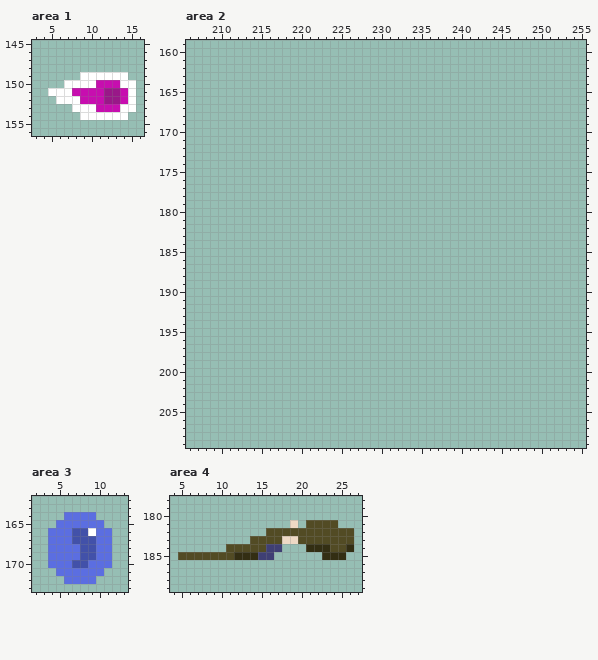
Edited in one commit: pixel-art file (assets/image/asset.aseprite). This is how it looked before the edit.
256x256 pixels, 1 frame. Colours within 5 levels of each other are drawn and written as one. Shown: area 1: x 3..16, y 145..156; area 2: x 206..255, y 159..209; area 3: x 2..13, y 162..173; area 4: x 4..27, y 178..189. The commit also changed other parts of the picture, which this record leaves out.
The same view after the edit:
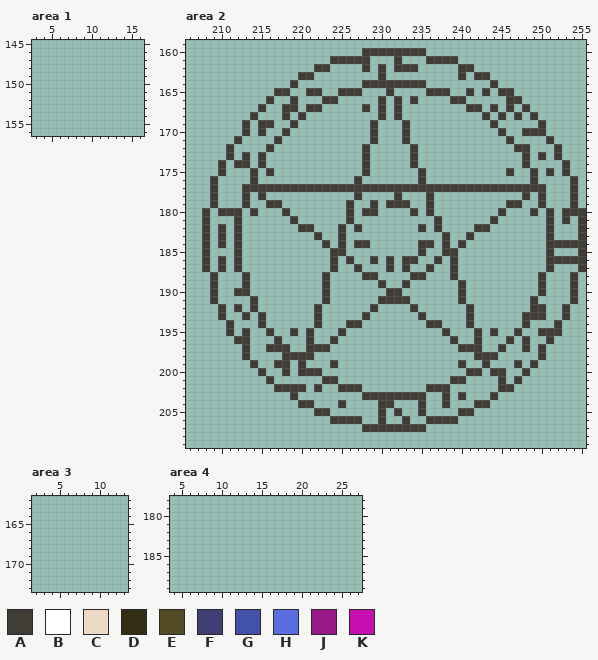
Palette (. is transparent): A #403c36  B #ffffff  C #eed9c5  D #332e13  E #524b24  F #3f3f74  G #4251a9  H #5b6ee1  J #991888  K #c70eaf
Difference:
Area 1, layer "Flattened":
y 149: x 9..14 BBBBBB -> ......
y 150: x 7..15 BBBBKKKBB -> .........
y 151: x 5..15 BBBKKKKJJKB -> ...........
y 152: x 6..15 BBBKKKJJKB -> ..........
y 153: x 8..15 BBBKKKBB -> ........
y 154: x 9..14 BBBBBB -> ......
Area 2, layer "Flattened":
y 160: x 228..235 ........ -> AAAAAAAA
y 161: x 224..228 ..... -> AAAAA; x 232 . -> A; x 236..239 .... -> AAAA
y 162: x 222..223 .. -> AA; x 228 . -> A; x 230 . -> A; x 232..234 ... -> AAA; x 240..241 .. -> AA
y 163: x 220..221 .. -> AA; x 230 . -> A; x 240 . -> A; x 242..243 .. -> AA
y 164: x 219 . -> A; x 228..235 ........ -> AAAAAAAA; x 244 . -> A
y 165: x 217..218 .. -> AA; x 221..222 .. -> AA; x 225..227 ... -> AAA; x 231 . -> A; x 236..238 ... -> AAA; x 241 . -> A; x 243 . -> A; x 245..246 .. -> AA
y 166: x 216 . -> A; x 219 . -> A; x 223..224 .. -> AA; x 230 . -> A; x 232 . -> A; x 234 . -> A; x 239..240 .. -> AA; x 246..247 .. -> AA
y 167: x 215 . -> A; x 218..219 .. -> AA; x 221..222 .. -> AA; x 228 . -> A; x 230 . -> A; x 232 . -> A; x 241..242 .. -> AA; x 244 . -> A; x 246 . -> A; x 248 . -> A
y 168: x 214 . -> A; x 218 . -> A; x 220 . -> A; x 230 . -> A; x 232 . -> A; x 243 . -> A; x 245 . -> A; x 247 . -> A; x 249 . -> A
y 169: x 213 . -> A; x 215..216 .. -> AA; x 219 . -> A; x 229 . -> A; x 233 . -> A; x 244 . -> A; x 250 . -> A
y 170: x 213 . -> A; x 215 . -> A; x 218 . -> A; x 229 . -> A; x 233 . -> A; x 245 . -> A; x 248..250 ... -> AAA
y 171: x 212 . -> A; x 217 . -> A; x 229 . -> A; x 233 . -> A; x 246 . -> A; x 251 . -> A
y 172: x 211 . -> A; x 216 . -> A; x 228 . -> A; x 234 . -> A; x 247..248 .. -> AA; x 252 . -> A
y 173: x 211 . -> A; x 213 . -> A; x 215 . -> A; x 228 . -> A; x 234 . -> A; x 248 . -> A; x 250 . -> A; x 252 . -> A
y 174: x 210 . -> A; x 212..213 .. -> AA; x 215 . -> A; x 228 . -> A; x 234 . -> A; x 248 . -> A; x 253 . -> A
y 175: x 210 . -> A; x 214 . -> A; x 216 . -> A; x 228 . -> A; x 235 . -> A; x 246 . -> A; x 249 . -> A; x 251 . -> A; x 253 . -> A
y 176: x 209 . -> A; x 214 . -> A; x 227 . -> A; x 235 . -> A; x 249 . -> A; x 254 . -> A
y 177: x 209 . -> A; x 213..250 ...................................... -> AAAAAAAAAAAAAAAAAAAAAAAAAAAAAAAAAAAAAA; x 254 . -> A
y 178: x 209 . -> A; x 213 . -> A; x 215 . -> A; x 227 . -> A; x 232 . -> A; x 236 . -> A; x 248 . -> A; x 250 . -> A; x 254 . -> A
y 179: x 209 . -> A; x 213 . -> A; x 216..217 .. -> AA; x 226 . -> A; x 229 . -> A; x 231..233 ... -> AAA; x 236 . -> A; x 246..247 .. -> AA; x 250 . -> A; x 254 . -> A
y 180: x 208 . -> A; x 210..212 ... -> AAA; x 214 . -> A; x 218 . -> A; x 226 . -> A; x 228..229 .. -> AA; x 234 . -> A; x 236 . -> A; x 245 . -> A; x 249 . -> A; x 251 . -> A; x 253..255 ... -> AAA
y 181: x 208 . -> A; x 212 . -> A; x 219 . -> A; x 226 . -> A; x 237 . -> A; x 244 . -> A; x 251 . -> A; x 253 . -> A; x 255 . -> A
y 182: x 208 . -> A; x 210 . -> A; x 212 . -> A; x 220..221 .. -> AA; x 225 . -> A; x 227 . -> A; x 235 . -> A; x 237 . -> A; x 242..243 .. -> AA; x 251 . -> A; x 255 . -> A
y 183: x 208 . -> A; x 210 . -> A; x 212 . -> A; x 222 . -> A; x 225 . -> A; x 238 . -> A; x 241 . -> A; x 251 . -> A; x 255 . -> A
y 184: x 208 . -> A; x 210 . -> A; x 212 . -> A; x 223 . -> A; x 225 . -> A; x 227..228 .. -> AA; x 235..236 .. -> AA; x 238 . -> A; x 240 . -> A; x 251..255 ..... -> AAAAA
y 185: x 208 . -> A; x 212 . -> A; x 224..225 .. -> AA; x 235 . -> A; x 238..239 .. -> AA; x 251 . -> A; x 255 . -> A
y 186: x 208 . -> A; x 210 . -> A; x 212 . -> A; x 224 . -> A; x 226 . -> A; x 229 . -> A; x 231 . -> A; x 233..234 .. -> AA; x 237 . -> A; x 239 . -> A; x 251..255 ..... -> AAAAA
y 187: x 208 . -> A; x 210 . -> A; x 212 . -> A; x 224 . -> A; x 227 . -> A; x 231 . -> A; x 233 . -> A; x 236 . -> A; x 239 . -> A; x 251 . -> A; x 255 . -> A
y 188: x 209 . -> A; x 213 . -> A; x 223 . -> A; x 228..229 .. -> AA; x 234..235 .. -> AA; x 239 . -> A; x 250 . -> A; x 254 . -> A
y 189: x 209 . -> A; x 213 . -> A; x 223 . -> A; x 230 . -> A; x 233 . -> A; x 240 . -> A; x 250 . -> A; x 254 . -> A
y 190: x 209 . -> A; x 212..213 .. -> AA; x 223 . -> A; x 231..232 .. -> AA; x 240 . -> A; x 250 . -> A; x 254 . -> A
y 191: x 209 . -> A; x 214 . -> A; x 223 . -> A; x 230..233 .... -> AAAA; x 240 . -> A; x 249 . -> A; x 254 . -> A
y 192: x 210 . -> A; x 212 . -> A; x 214 . -> A; x 222 . -> A; x 229 . -> A; x 234 . -> A; x 241 . -> A; x 249..250 .. -> AA; x 253 . -> A
y 193: x 210 . -> A; x 213 . -> A; x 215 . -> A; x 222 . -> A; x 228 . -> A; x 235 . -> A; x 241 . -> A; x 248..250 ... -> AAA; x 253 . -> A
y 194: x 211 . -> A; x 215 . -> A; x 222 . -> A; x 226..227 .. -> AA; x 236..237 .. -> AA; x 241 . -> A; x 248 . -> A; x 252 . -> A
y 195: x 211 . -> A; x 213 . -> A; x 216 . -> A; x 219 . -> A; x 221 . -> A; x 225 . -> A; x 238 . -> A; x 242 . -> A; x 244 . -> A; x 247 . -> A; x 250..252 ... -> AAA
y 196: x 212..213 .. -> AA; x 217 . -> A; x 221 . -> A; x 224 . -> A; x 239 . -> A; x 242 . -> A; x 246 . -> A; x 248 . -> A; x 251 . -> A
y 197: x 213 . -> A; x 216..218 ... -> AAA; x 221..223 ... -> AAA; x 240..242 ... -> AAA; x 245 . -> A; x 248 . -> A; x 250 . -> A
y 198: x 213 . -> A; x 218..221 .... -> AAAA; x 242..244 ... -> AAA; x 250 . -> A
y 199: x 214 . -> A; x 217..218 .. -> AA; x 220 . -> A; x 224 . -> A; x 240 . -> A; x 243 . -> A; x 247 . -> A; x 249 . -> A
y 200: x 215 . -> A; x 218 . -> A; x 220..222 ... -> AAA; x 241..242 .. -> AA; x 244..245 .. -> AA; x 248 . -> A
y 201: x 216 . -> A; x 223..224 .. -> AA; x 239..240 .. -> AA; x 245 . -> A; x 247 . -> A
y 202: x 217..220 .... -> AAAA; x 222 . -> A; x 225..227 ... -> AAA; x 236..238 ... -> AAA; x 245..246 .. -> AA
y 203: x 219 . -> A; x 228..235 ........ -> AAAAAAAA; x 238 . -> A; x 240 . -> A; x 244 . -> A
y 204: x 220..221 .. -> AA; x 225 . -> A; x 230..231 .. -> AA; x 235 . -> A; x 238 . -> A; x 242..243 .. -> AA
y 205: x 222..223 .. -> AA; x 230 . -> A; x 232 . -> A; x 235 . -> A; x 240..241 .. -> AA
y 206: x 224..227 .... -> AAAA; x 230 . -> A; x 233 . -> A; x 236..239 .... -> AAAA
y 207: x 228..235 ........ -> AAAAAAAA
Area 3, layer "Flattened":
y 164: x 6..9 HHHH -> ....
y 165: x 5..10 HHHHHH -> ......
y 166: x 4..11 HHHGGBHH -> ........
y 167: x 4..11 HHHGGGHH -> ........
y 168..169: x 4..11 HHHHGGHH -> ........
y 170: x 4..11 HHHGGHHH -> ........
y 171: x 5..10 HHHHHH -> ......
y 172: x 6..9 HHHH -> ....
Area 4, layer "Flattened":
y 181: x 19 C -> .; x 21..24 EEEE -> ....
y 182: x 16..26 EEEEEEEEEEE -> ...........
y 183: x 14..26 EEEECCEEEEEEE -> .............
y 184: x 11..17 EEEEEFF -> .......; x 21..26 DDDEED -> ......
y 185: x 5..16 EEEEEEEDDDFF -> ............; x 23..25 DDD -> ...
Pixel boxes of the changes (left, top, right, bottom) in both pictures:
erased: (48, 72, 136, 120)
added: (202, 48, 586, 432)
erased: (48, 512, 112, 584)
erased: (178, 520, 354, 560)
